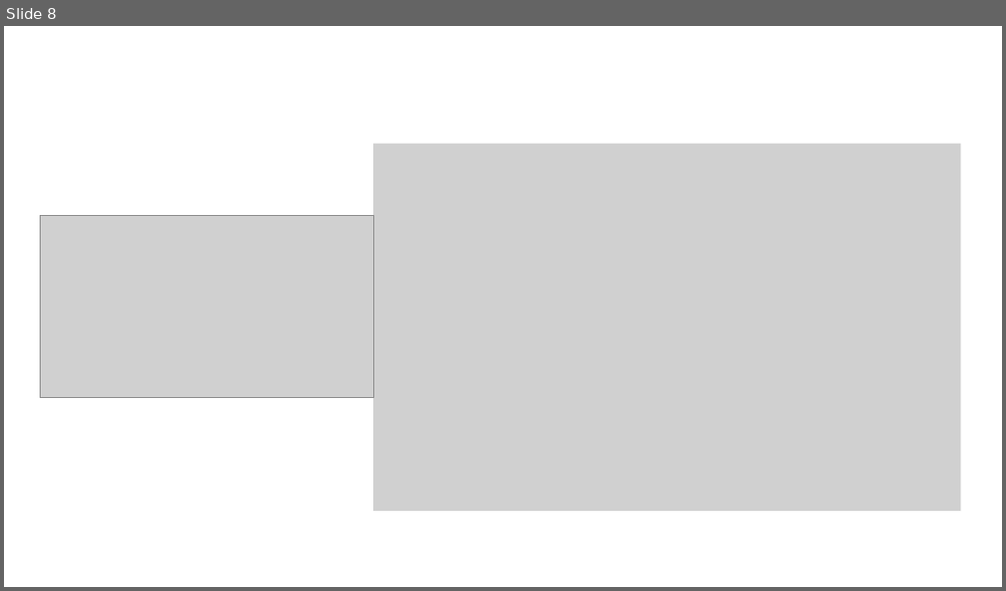
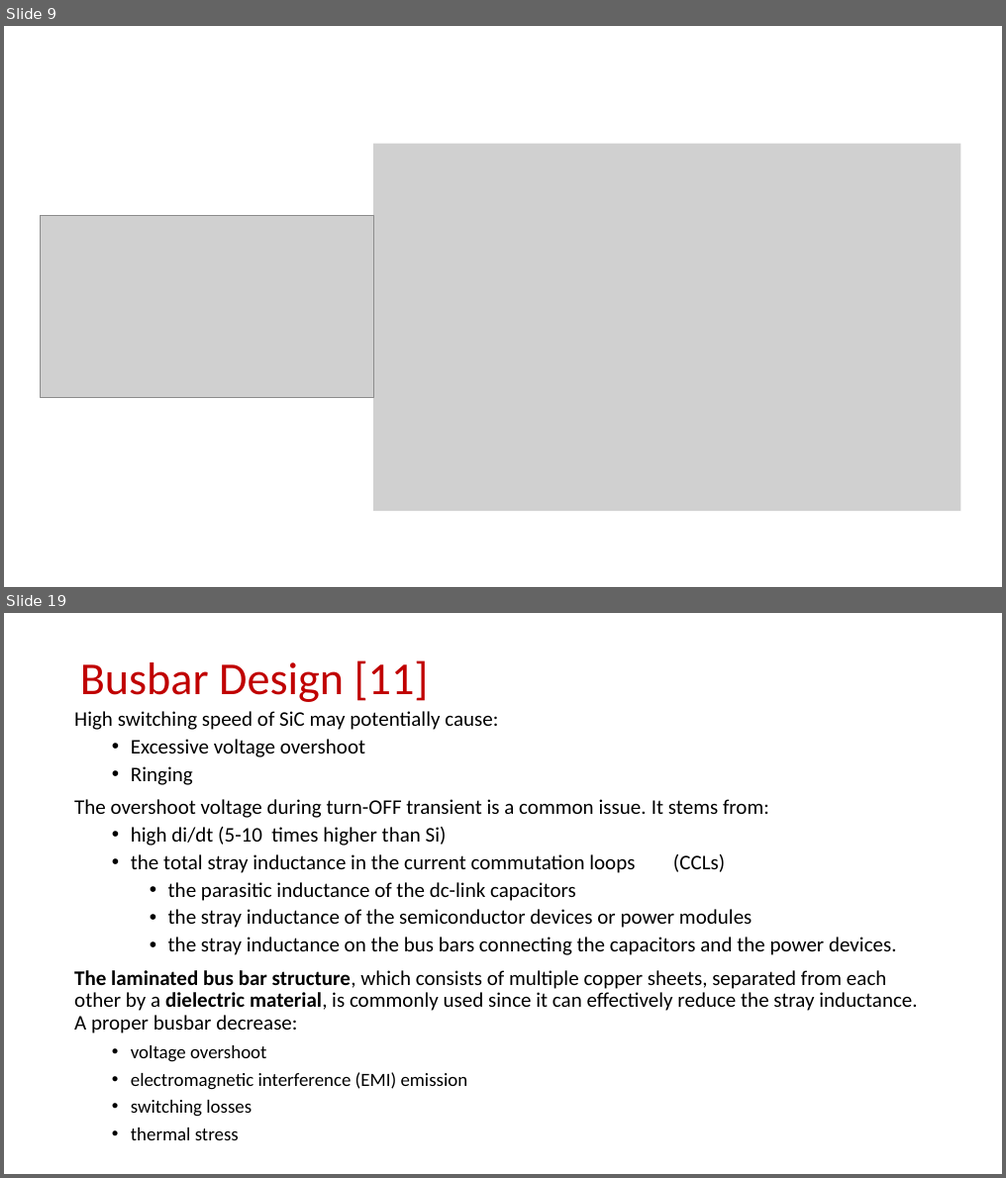
Before and after one commit to EnesAyaz/KTH, a slide deck: Weekly-Reports/InverterDesignConsideration.pptx. Shown one above the other, each under a label of ours: slide 8 before the commit, slides 9 and 19 after it; the slides between them are not shown. The pictures are 1006x591 and 1006x1178 pixels, drawn with LibreOffice and Linux fonts; fonts in the diff are those of the drawing; grey boxes stand for pictures. Boxes give left, top, right and bottom in pixels: in the first picture for what was removed or moved away, otherwise in the second. Text is boxed around its words. In the diff, an @@ line names an element or a change of style, - is before the commit and + after.

```diff
--- a/Weekly-Reports/InverterDesignConsideration.pptx
+++ b/Weekly-Reports/InverterDesignConsideration.pptx
@@ slide 19 added at (x1=4, y1=613, x2=1002, y2=1174), background #FFFFFF @@
@@ title added at (x1=80, y1=661, x2=429, y2=702), 44 pt, text #C00000 @@
+Busbar Design [11]
@@ text added at (x1=74, y1=711, x2=917, y2=1141), 20 pt, text #000000 @@
+High switching speed of SiC may potentially cause:
+  • Excessive voltage overshoot
+  • Ringing
+The overshoot voltage during turn-OFF transient is a common issue. It stems from:
+  • high di/dt (5-10 times higher than Si)
+  • the total stray inductance in the current commutation loops (CCLs)
+    • the parasitic inductance of the dc-link capacitors
+    • the stray inductance of the semiconductor devices or power modules
+    • the stray inductance on the bus bars connecting the capacitors and the power devices.
+The laminated bus bar structure, which consists of multiple copper sheets, separated from each other by a dielectric material, is commonly used since it can effectively reduce the stray inductance. A proper busbar decrease:
+  • voltage overshoot
+  • electromagnetic interference (EMI) emission
+  • switching losses
+  • thermal stress
@@ what was slide 8 is now slide 9 @@
```
Also in this commit, not shown: 5 slides changed, 12 other slides added, 2 slides removed, 2 other files.
